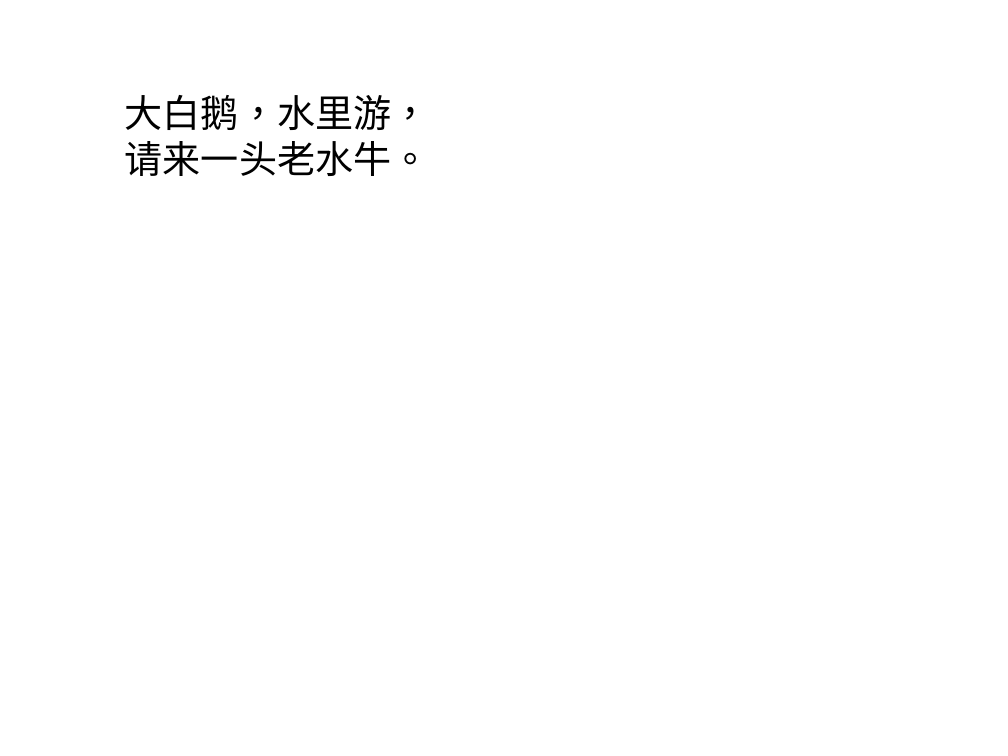
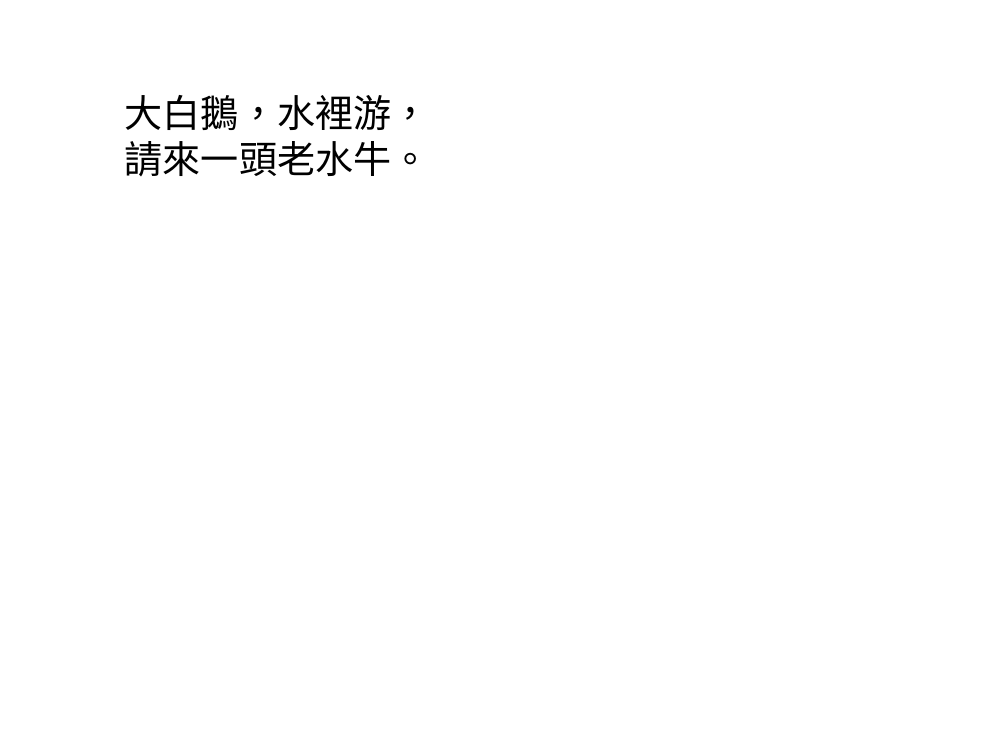
Before and after one commit to ChineseCubes/react-odp, a slide deck: slide 4 of books/Good_Friends/Good_Friends.odp. Drawn at 1008x756 pixels with LibreOffice and Linux fonts; fonts in the diff are those of the drawing; background and template pictures are left out. Boxes give left, top, right and bottom in pixels: in the first picture for what was removed or moved away, otherwise in the second. Text is boxed around its words. In the diff, an @@ line names an element or a change of style, - is before the commit and + after.

```diff
--- a/books/Good_Friends/Good_Friends.odp
+++ b/books/Good_Friends/Good_Friends.odp
@@ title at bbox=[125, 95, 430, 176]: text changed @@
-大白鹅，水里游，
-请来一头老水牛。
+大白鵝，水裡游，
+請來一頭老水牛。
```
Also in this commit, not shown: 3 other slides changed, 1 other file.
